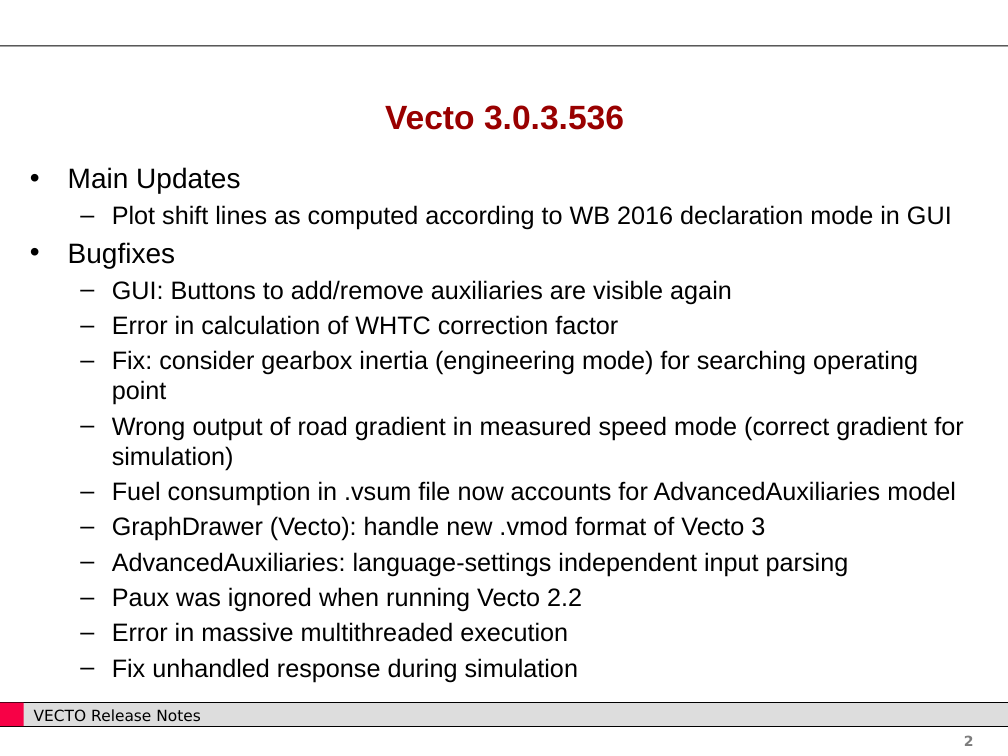
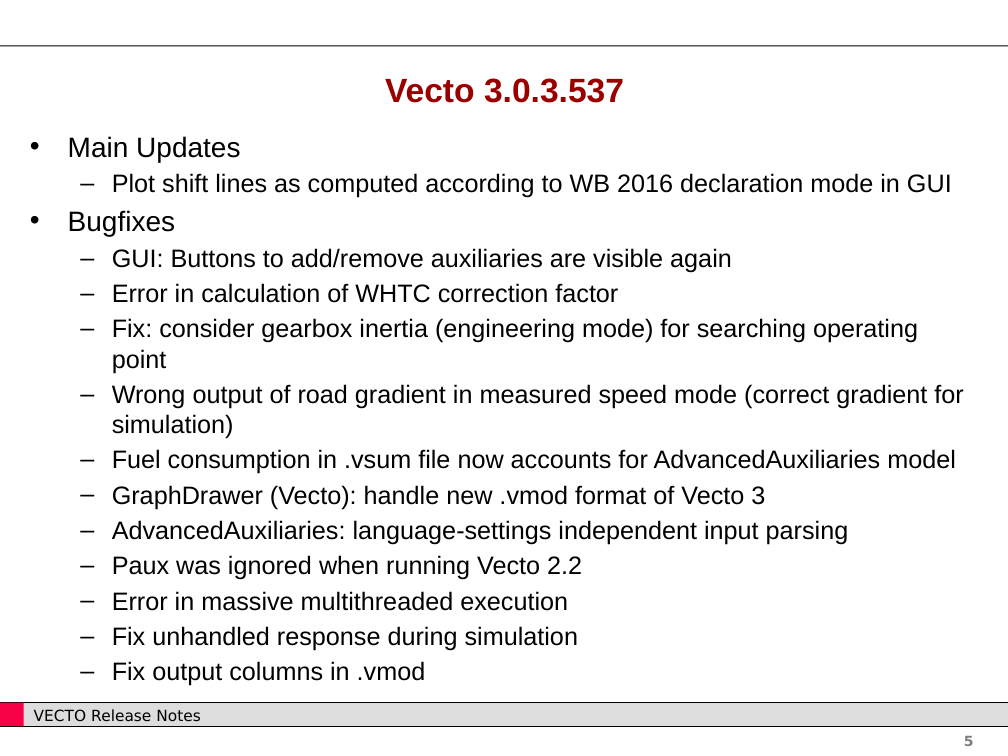
Before and after one commit to tanawadeatharva/BharatVECTO, a slide deck: slide 5 of Documentation/User Manual Source/Release Notes Vecto3.x.pptx (slide 2 before the commit). Drawn at 1008x756 pixels with LibreOffice and Linux fonts; fonts in the diff are those of the drawing; background and template pictures are left out. Boxes give left, top, right and bottom in pixels: in the first picture for what was removed or moved away, otherwise in the second. Text is boxed around its words. In the diff, an @@ line names an element or a change of style, - is before the commit and + after.

```diff
--- a/Documentation/User Manual Source/Release Notes Vecto3.x.pptx
+++ b/Documentation/User Manual Source/Release Notes Vecto3.x.pptx
@@ title at (x1=385, y1=78, x2=624, y2=103): text changed @@
-Vecto 3.0.3.536
+Vecto 3.0.3.537
@@ text at (x1=68, y1=136, x2=963, y2=651): paragraph added @@
+  – Fix output columns in .vmod
@@ text "Main Updates" moved from (x1=68, y1=167, x2=963, y2=682) to (x1=68, y1=136, x2=963, y2=651) @@
@@ page number at (x1=964, y1=736, x2=974, y2=746): text changed @@
-2
+5
```
Also in this commit, not shown: 1 other slide changed, 3 slides added, 1 other file.
